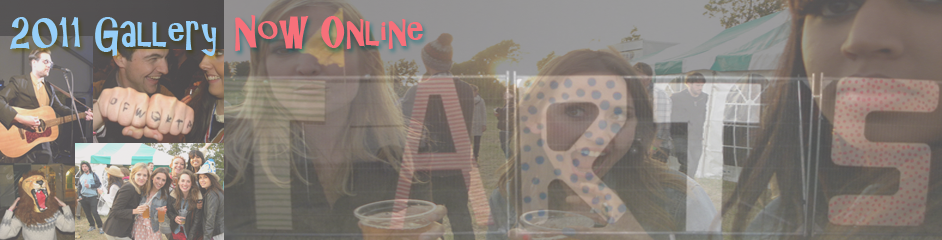
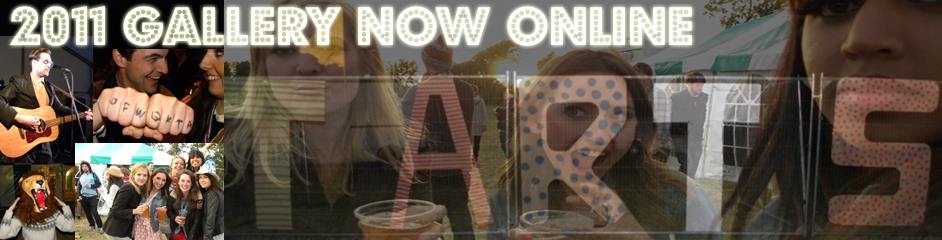
Layers edited between the first and the second 942px x 240px image:
hid "Now Online" over box(235, 15, 423, 51)
hid "2011 Gallery" over box(10, 17, 217, 56)
added layer "2011 Gallery Now Online" above "Layer 1" over box(9, 6, 692, 46)
hid "Layer 1" over box(0, 0, 942, 240)
